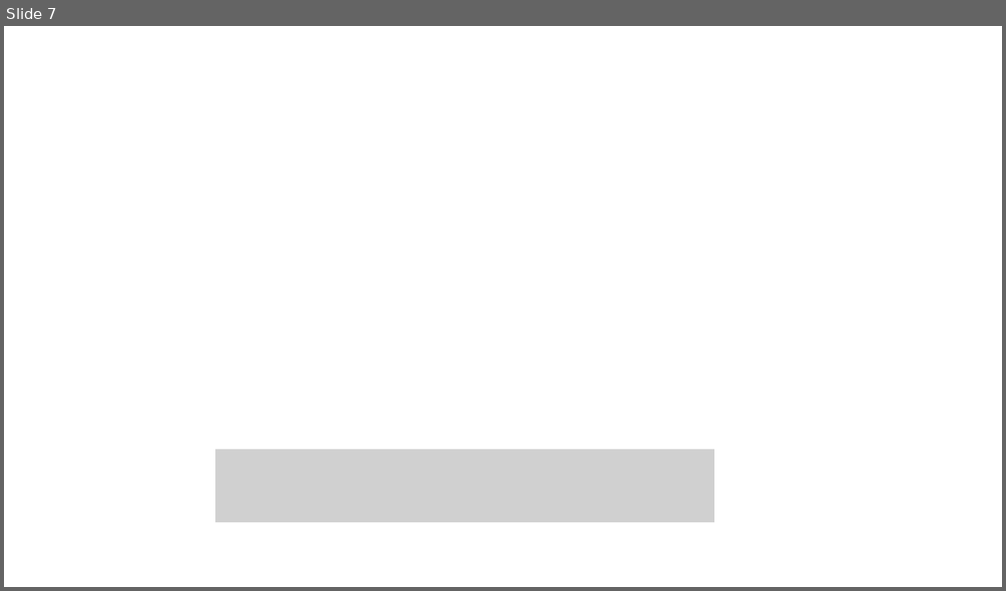
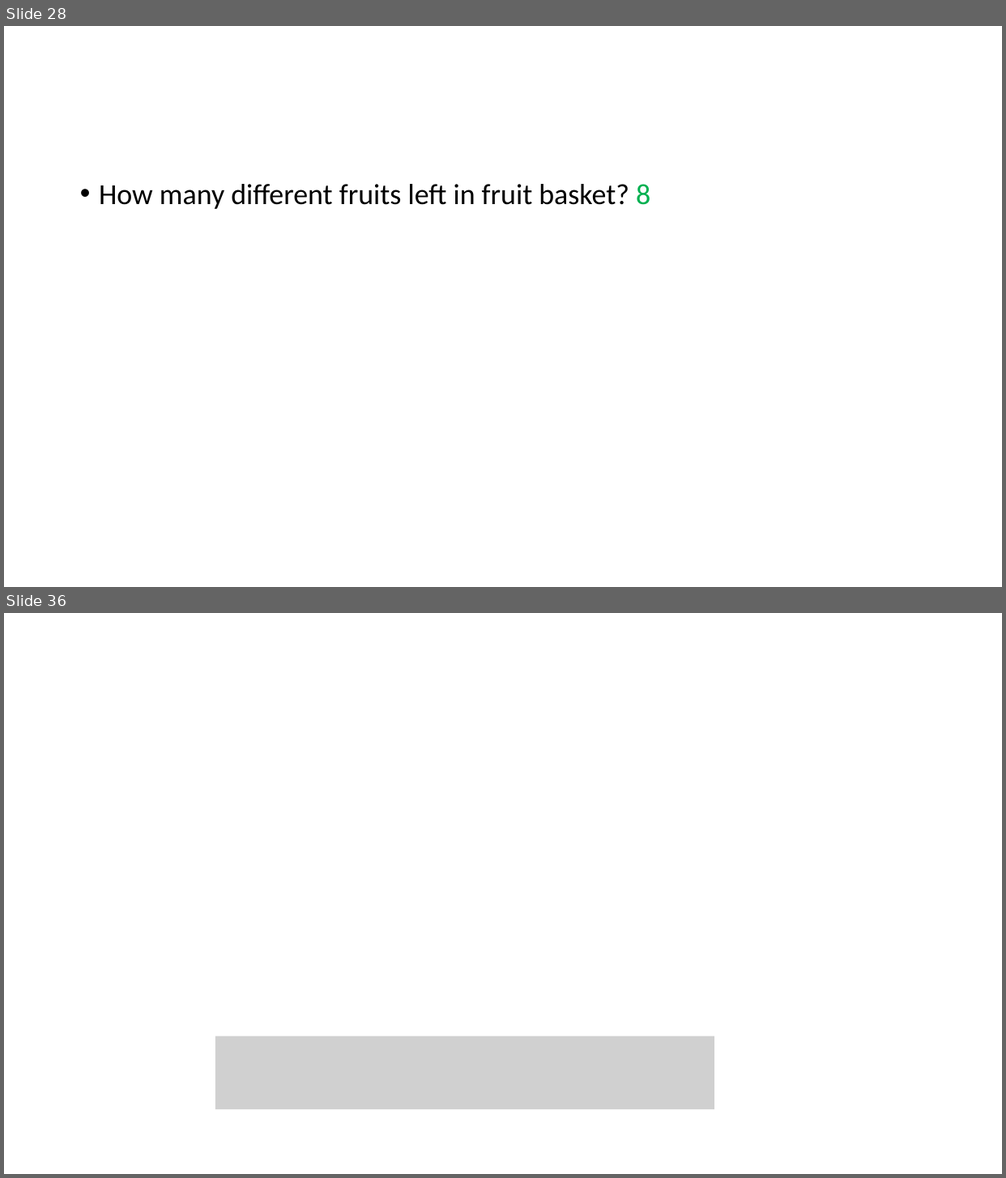
Before and after one commit to samsonzhou/samsonzhou.github.io, a slide deck: CSCE689-23/L16.pptx. Shown one above the other, each under a label of ours: slide 7 before the commit, slides 28 and 36 after it; the slides between them are not shown. The pictures are 1006x591 and 1006x1178 pixels, drawn with LibreOffice and Linux fonts; fonts in the diff are those of the drawing; grey boxes stand for pictures. Boxes give left, top, right and bottom in pixels: in the first picture for what was removed or moved away, otherwise in the second. Text is boxed around its words. In the diff, an @@ line names an element or a change of style, - is before the commit and + after.

```diff
--- a/CSCE689-23/L16.pptx
+++ b/CSCE689-23/L16.pptx
@@ slide 28 added at [4, 26, 1002, 587], background #FFFFFF @@
@@ text added at [99, 184, 650, 209], 28 pt, text #000000 @@
+• How many different fruits left in fruit basket? 8
@@ what was slide 7 is now slide 36 @@
```
Also in this commit, not shown: 28 other slides added.
